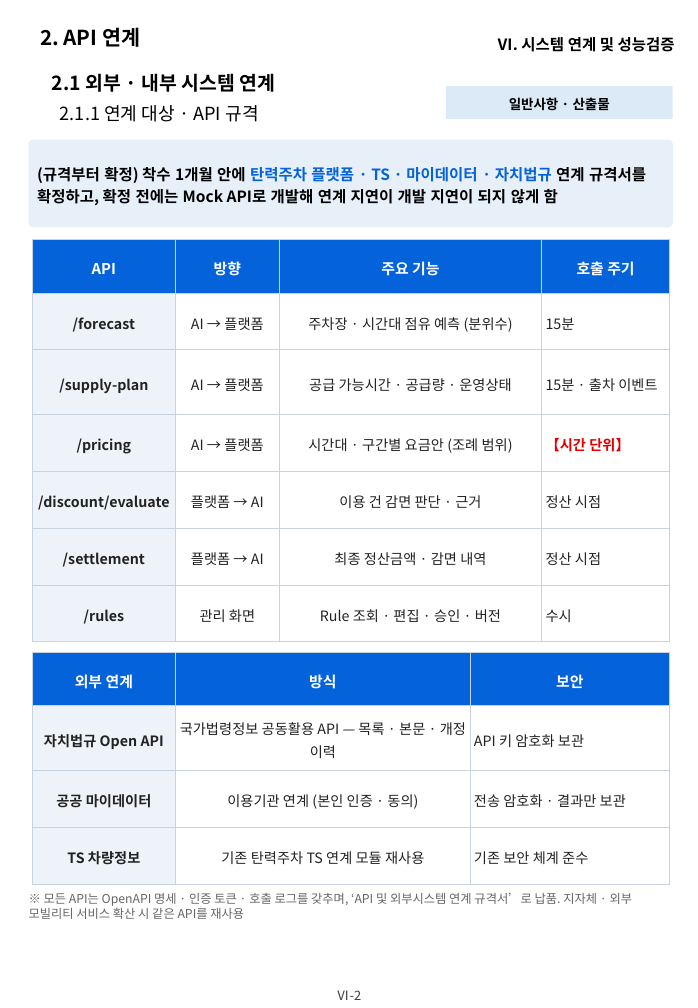
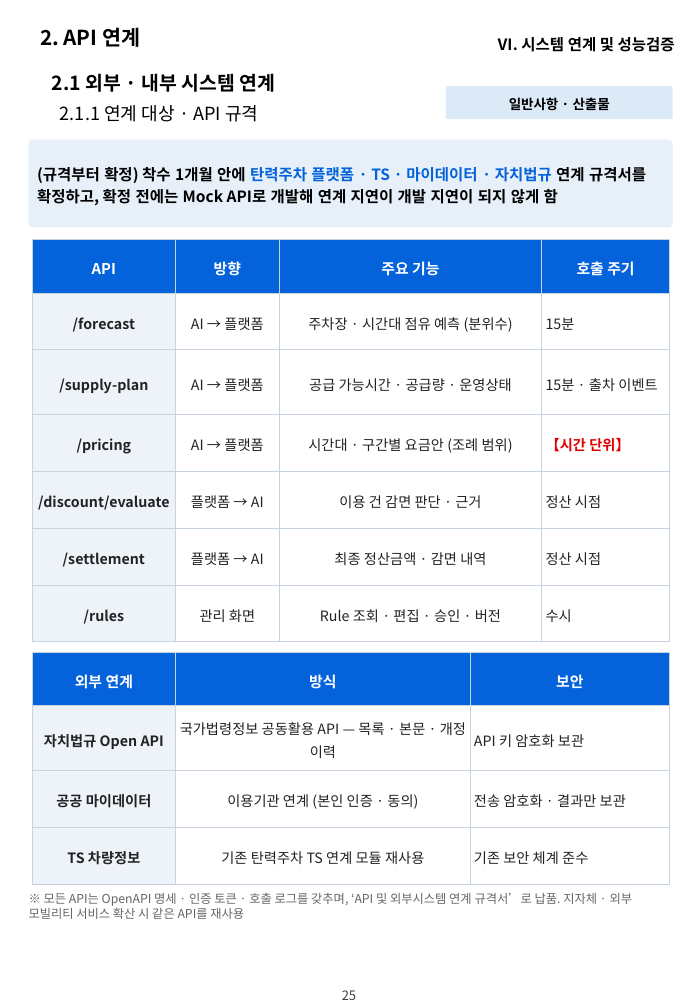
Before and after one commit to hwangsteeve-tech/hbjw, a slide deck: slide 33 of proposals/2026-11_dsit-parking-ai/dsit_proposal.pptx. Drawn at 698x1008 pixels with LibreOffice and Linux fonts; fonts in the diff are those of the drawing; background and template pictures are left out. Boxes give left, top, right and bottom in pixels: in the first picture for what was removed or moved away, otherwise in the second. Text is boxed around its words. In the diff, an @@ line names an element or a change of style, - is before the commit and + after.

```diff
--- a/proposals/2026-11_dsit-parking-ai/dsit_proposal.pptx
+++ b/proposals/2026-11_dsit-parking-ai/dsit_proposal.pptx
@@ text at box(342, 990, 356, 1000): text changed @@
-Ⅵ-2
+25
```
Also in this commit, not shown: 29 other slides changed, 3 other files.
